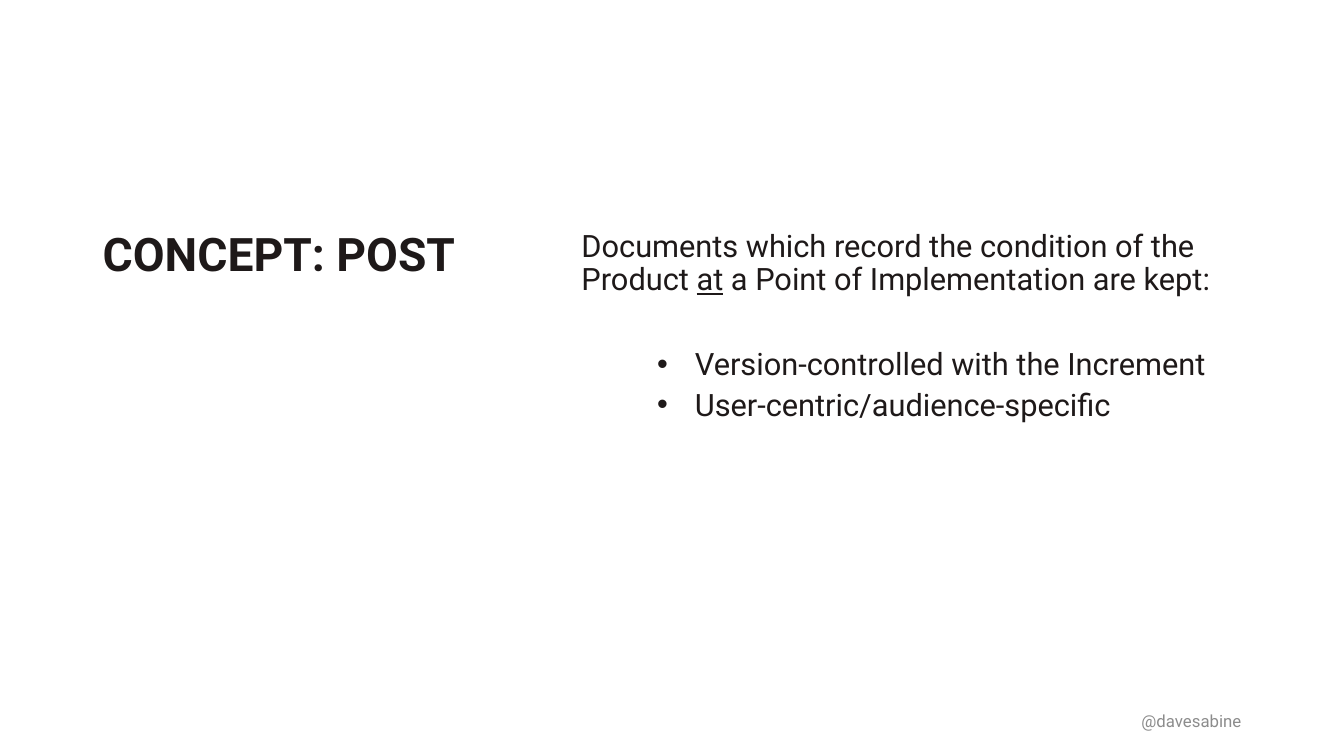
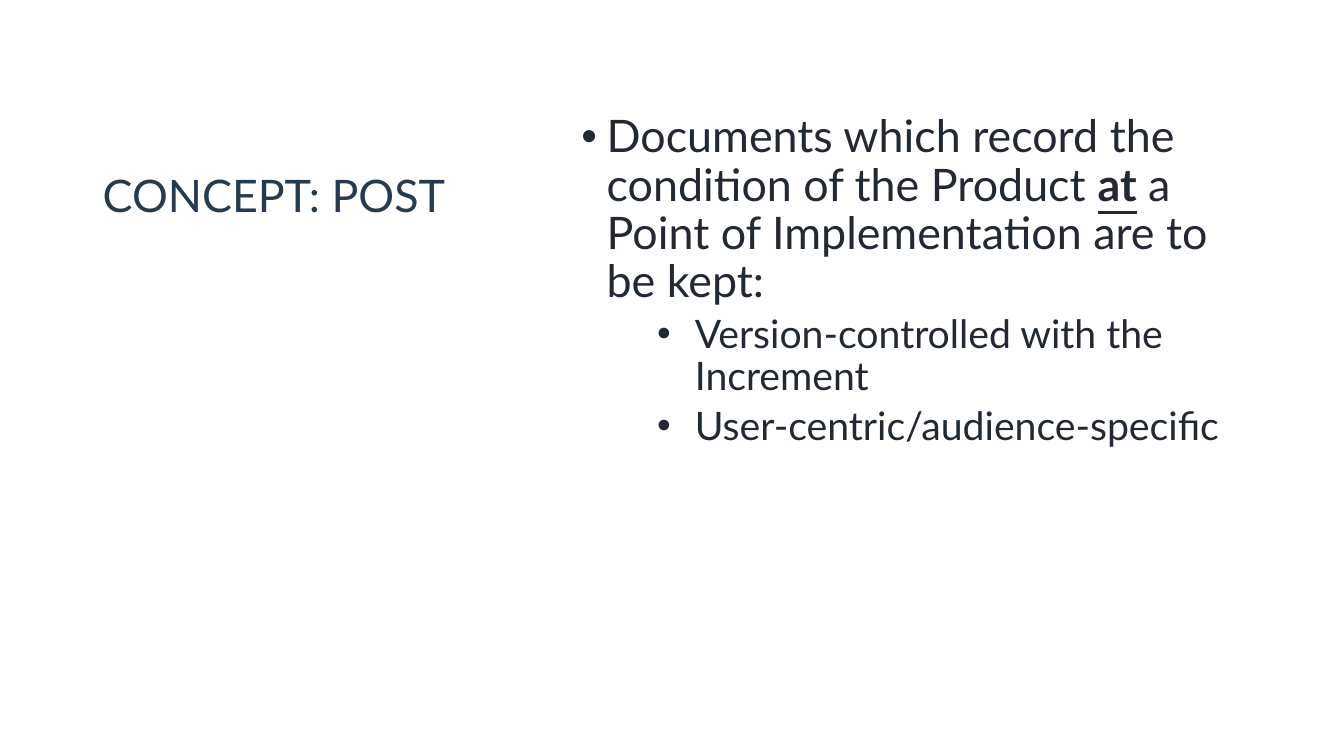
Before and after one commit to DavidSabine/The-Art-of-Agile-Product-Documentation, a slide deck: slide 17 of assets/The Art of Agile Documentation — Presentation — by David Sabine.pptx. Drawn at 1344x756 pixels with LibreOffice and Linux fonts; fonts in the diff are those of the drawing; background and template pictures are left out. Boxes give left, top, right and bottom in pixels: in the first picture for what was removed or moved away, otherwise in the second. Text is boxed around its words. In the diff, an @@ line names an element or a change of style, - is before the commit and + after.

```diff
--- a/assets/The Art of Agile Documentation — Presentation — by David Sabine.pptx
+++ b/assets/The Art of Agile Documentation — Presentation — by David Sabine.pptx
@@ title "CONCEPT: POST": place and size @@
-title "CONCEPT: POST" at [103, 237, 455, 272]
+title "CONCEPT: POST" at [103, 179, 445, 213]
@@ title "CONCEPT: POST" at [103, 179, 445, 213]: size 33 to 32 pt, font Roboto to Lato, text colour #1E1919 to #263B4F, bold off; less space between paragraphs; vertical alignment top to bottom @@
@@ text "Documents which record the condition ...": place and size @@
-text "Documents which record the condition ..." at [581, 233, 1210, 423]
+text "Documents which record the condition ..." at [607, 119, 1219, 447]
@@ text at [607, 119, 1207, 305]: text changed; size 22 to 32 pt; font Roboto to Lato; text colour #1E1919 to #212934 @@
-Documents which record the condition of the Product at a Point of Implementation are kept:
+• Documents which record the condition of the Product at a Point of Implementation are to be kept:
@@ text at [695, 319, 1219, 447]: size 22 to 28 pt, font Roboto to Lato, text colour #1E1919 to #212934 in "Version-controlled with the Increment", "User-centric/audience-specific" @@
@@ text removed at [1141, 714, 1241, 731] @@
-@davesabine
```
Also in this commit, not shown: 20 other slides changed, 4 other files.
